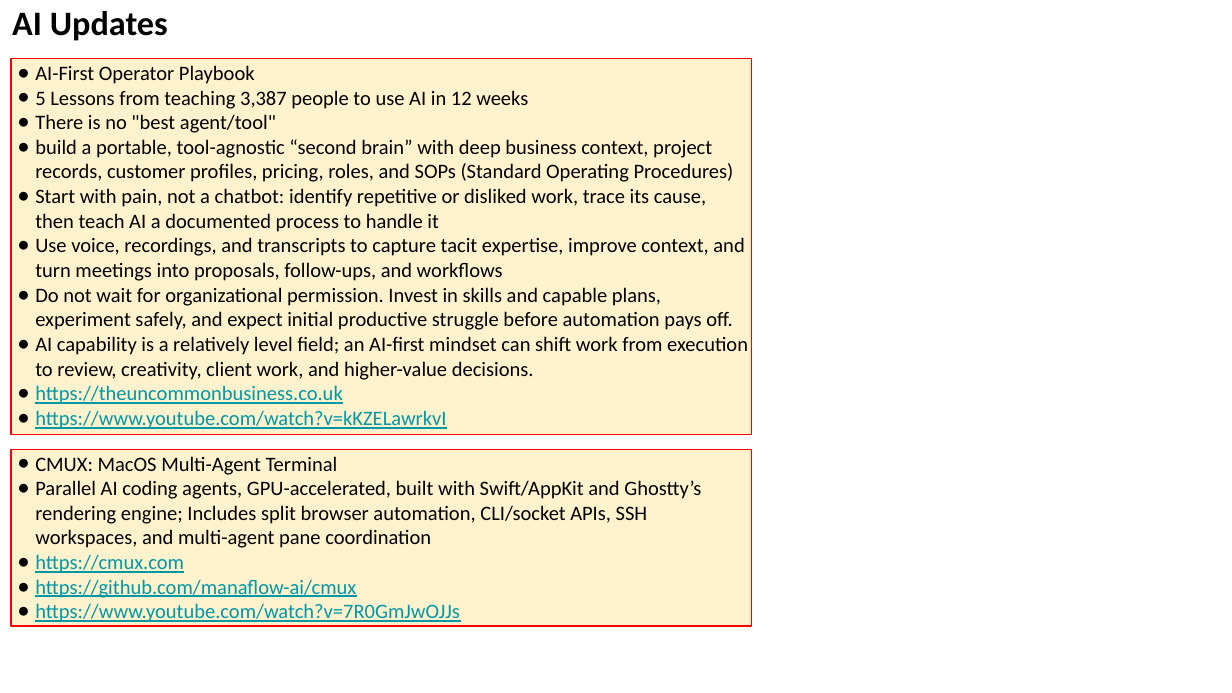
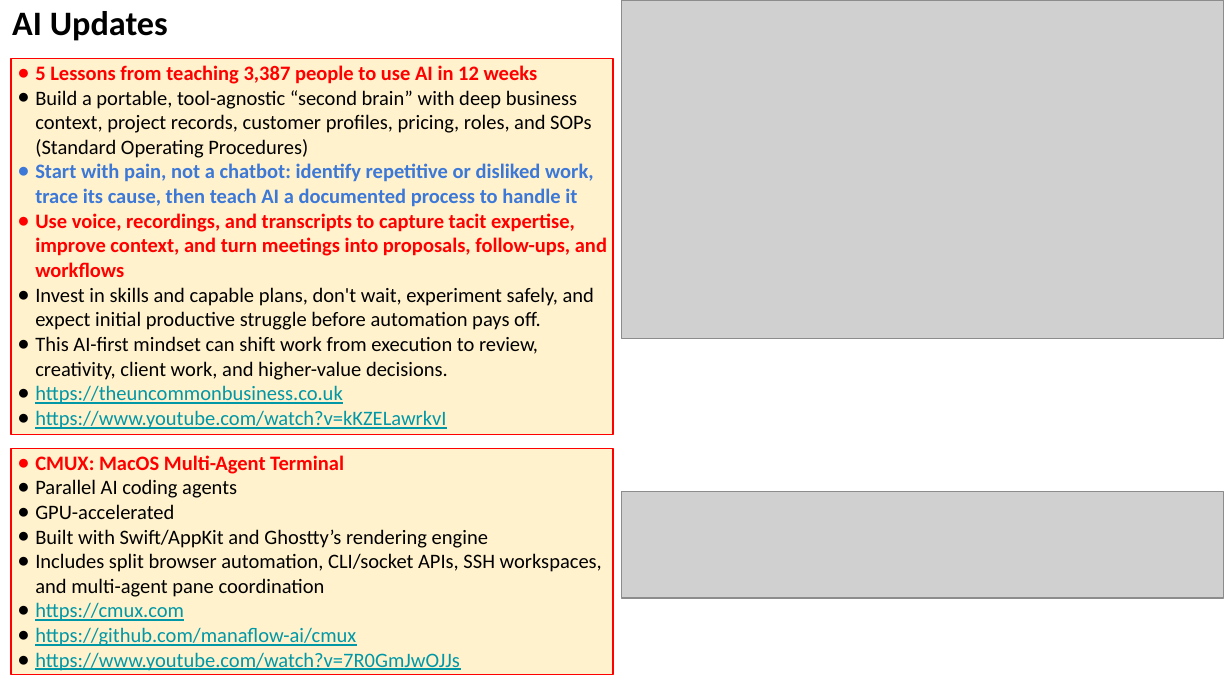
Before and after one commit to lselector/seminar, a slide deck: slide 22 of 2026/2026-08-21-AI-Updates.pptx. Drawn at 1232x693 pixels with LibreOffice and Linux fonts; fonts in the diff are those of the drawing; grey boxes stand for pictures. Boxes give left, top, right and bottom in pixels: in the first picture for what was removed or moved away, otherwise in the second. Text is boxed around its words. In the diff, an @@ line names an element or a change of style, - is before the commit and + after.

```diff
--- a/2026/2026-08-21-AI-Updates.pptx
+++ b/2026/2026-08-21-AI-Updates.pptx
@@ picture added at [621, 0, 1223, 339] @@
@@ rectangle "5 Lessons from teaching 3,387 ...": place and size @@
-rectangle "5 Lessons from teaching 3,387 ..." at [11, 59, 752, 435]
+rectangle "5 Lessons from teaching 3,387 ..." at [11, 59, 614, 435]
@@ text in rectangle at [35, 65, 255, 84]: paragraph removed @@
-● AI-First Operator Playbook
@@ text in rectangle at [35, 65, 607, 277]: text colour #000000 to #FF0000 in "5 Lessons from teaching 3,387 people to ...", "Use voice, recordings, and transcripts to capture ..."; bold on in "5 Lessons from teaching 3,387 people to ...", "Start with pain, not a chatbot: identify ...", "Use voice, recordings, and transcripts to capture ..."; text colour #000000 to #3C78D8 in "Start with pain, not a chatbot: identify ..."; bullet colour #000000 to #FF0000; bullet colour #000000 to #3C78D8 @@
@@ text in rectangle at [35, 90, 591, 158]: text changed @@
-● There is no "best agent/tool"
-● build a portable, tool-agnostic “second brain” with deep business context, project records, customer profiles, pricing, roles, and SOPs (Standard Operating Procedures)
+● Build a portable, tool-agnostic “second brain” with deep business context, project records, customer profiles, pricing, roles, and SOPs (Standard Operating Procedures)
@@ text in rectangle at [35, 287, 594, 380]: text changed @@
-● Do not wait for organizational permission. Invest in skills and capable plans, experiment safely, and expect initial productive struggle before automation pays off.
-● AI capability is a relatively level field; an AI-first mindset can shift work from execution to review, creativity, client work, and higher-value decisions.
+● Invest in skills and capable plans, don't wait, experiment safely, and expect initial productive struggle before automation pays off.
+● This AI-first mindset can shift work from execution to review, creativity, client work, and higher-value decisions.
@@ rectangle "CMUX: MacOS Multi-Agent Terminal": place and size @@
-rectangle "CMUX: MacOS Multi-Agent Terminal" at [11, 450, 752, 626]
+rectangle "CMUX: MacOS Multi-Agent Terminal" at [11, 448, 614, 675]
@@ text in rectangle at [35, 479, 602, 597]: text changed @@
-● Parallel AI coding agents, GPU-accelerated, built with Swift/AppKit and Ghostty’s rendering engine; Includes split browser automation, CLI/socket APIs, SSH workspaces, and multi-agent pane coordination
+● Parallel AI coding agents
+● GPU-accelerated
+● Built with Swift/AppKit and Ghostty’s rendering engine
+● Includes split browser automation, CLI/socket APIs, SSH workspaces, and multi-agent pane coordination
@@ text in rectangle at [35, 455, 344, 474]: text colour #000000 to #FF0000, bold on in "CMUX: MacOS Multi-Agent Terminal"; bullet colour #000000 to #FF0000 @@
@@ picture added at [621, 492, 1223, 598] @@
```
Also in this commit, not shown: 22 other slides changed, 5 slides added, 4 slides removed.
